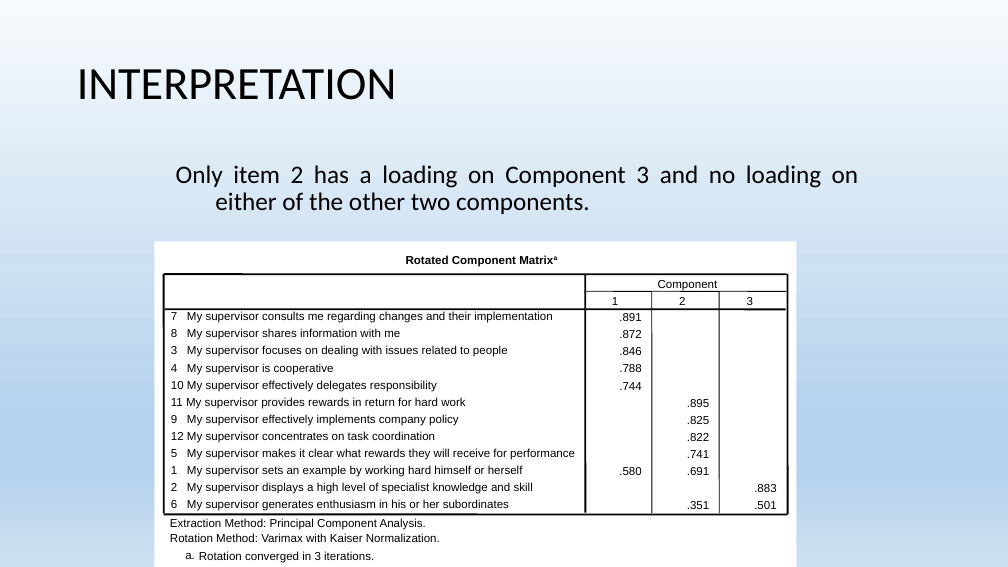
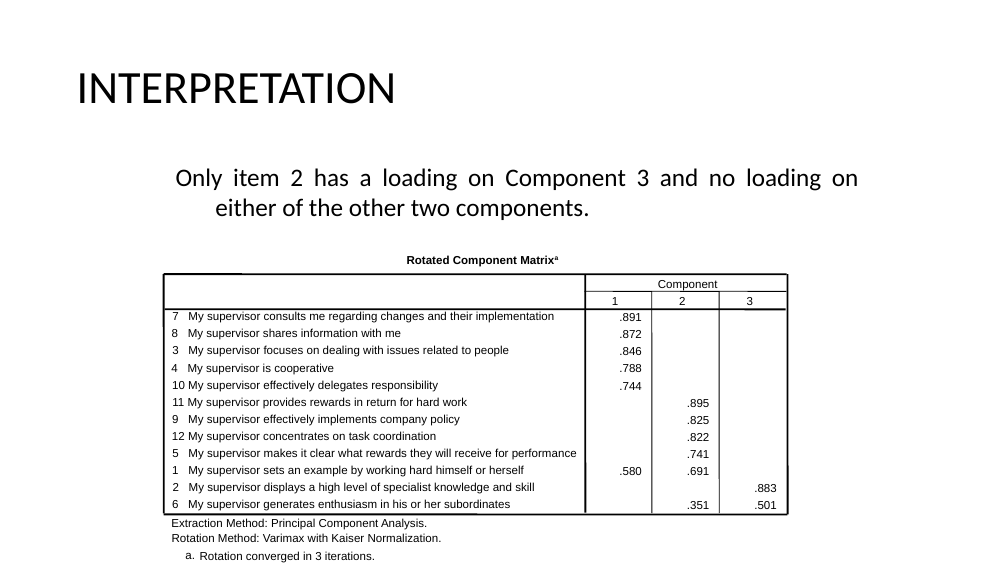
Before and after one commit to awkweb/DS502, a slide deck: slide 61 of lectures/05_Ch6.3&4Dimension Redu. F16.pptx. Drawn at 1008x567 pixels with LibreOffice and Linux fonts; fonts in the diff are those of the drawing. Boxes give left, top, right and bottom in pixels: in the first picture for what was removed or moved away, otherwise in the second. Text is boxed around its words. In the diff, an @@ line names an element or a change of style, - is before the commit and + after.

```diff
--- a/lectures/05_Ch6.3&4Dimension Redu. F16.pptx
+++ b/lectures/05_Ch6.3&4Dimension Redu. F16.pptx
@@ background gradient #F7FAFD to #B5D2EC to #CEE1F2 to #FFFFFF @@
@@ text "INTERPRETATION" at (77, 73, 396, 104): line spacing 0.9 to 1 @@
@@ text "Only item 2 has a ..." at (176, 168, 859, 220): line spacing 0.9 to 1; less space between paragraphs @@
@@ line (165, 309) - (786, 309): stroke #000000 1.75 pt to #000000 1.76 pt @@
```
Also in this commit, not shown: 65 other slides changed, 2 slides added, 2 slides removed, 10 other files.
